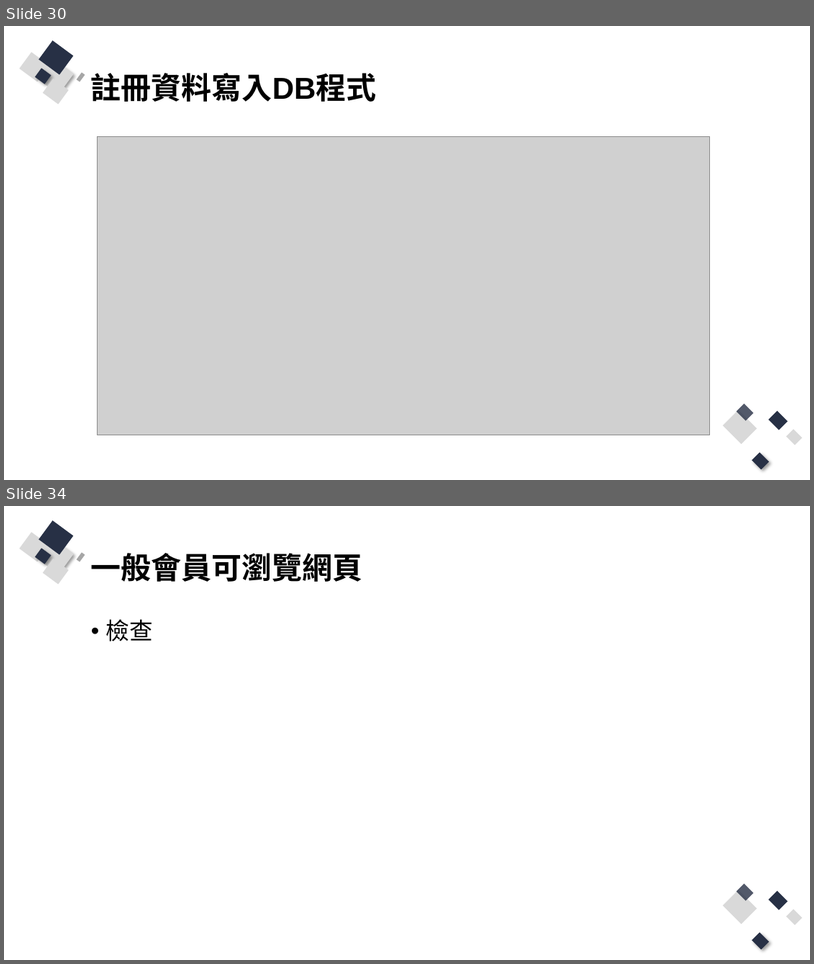
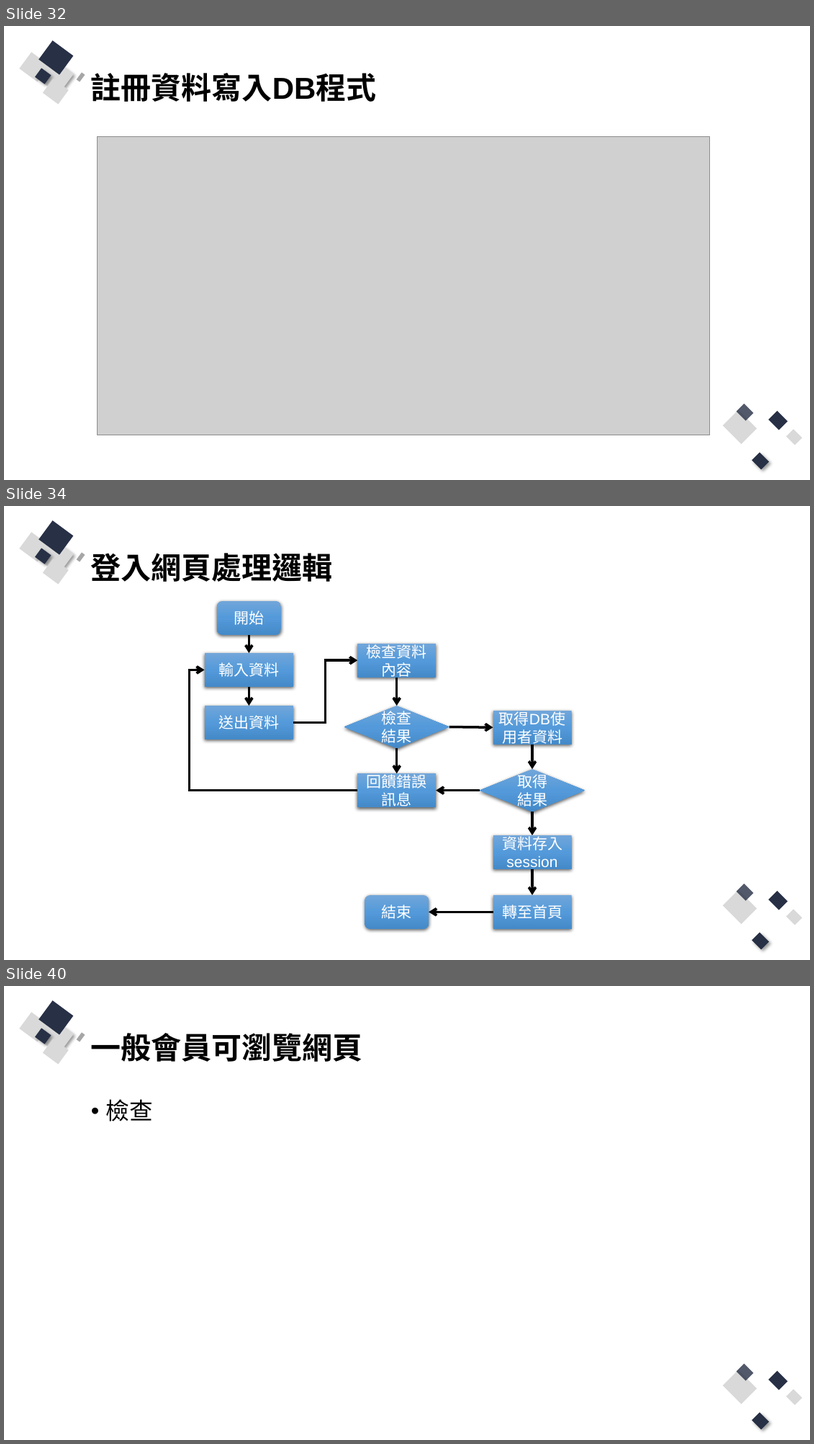
Before and after one commit to Q81JIAXIONG/-, a slide deck: 投影片/4.實作-帳號註冊、登入網頁.pptx. Shown one above the other, each under a label of ours: slides 30 and 34 before the commit, slides 32, 34 and 40 after it; the slides between them are not shown. The pictures are 814x964 and 814x1444 pixels, drawn with LibreOffice and Linux fonts; fonts in the diff are those of the drawing; grey boxes stand for pictures. Boxes give left, top, right and bottom in pixels: in the first picture for what was removed or moved away, otherwise in the second. Text is boxed around its words. In the diff, an @@ line names an element or a change of style, - is before the commit and + after.

Commit message:
準備登入範例

```diff
--- a/投影片/4.實作-帳號註冊、登入網頁.pptx
+++ b/投影片/4.實作-帳號註冊、登入網頁.pptx
@@ slide 34 added at (4,506,810,960), background #FFFFFF; not listed: 13 template elements that a slide beside it also shows @@
@@ title added at (91,553,333,582), 36 pt, text #000000, bold @@
+登入網頁處理邏輯
@@ rounded rectangle added at (217,601,281,635), fill gradient #71A6DB to #559BDB to #448ACA, 18 pt, text #FFFFFF @@
+開始
@@ arrow added from (249, 635) to (249, 653), #000000 3 pt @@
@@ rectangle added at (205,653,293,687), fill gradient #71A6DB to #559BDB to #448ACA, 18 pt, text #FFFFFF @@
+輸入資料
@@ rectangle added at (358,644,437,677), fill gradient #71A6DB to #559BDB to #448ACA, 18 pt, text #FFFFFF @@
+檢查資料內容
@@ elbow arrow added from (358, 790) to (205, 670), #000000 3 pt @@
@@ elbow arrow added from (293, 723) to (358, 660), #000000 3 pt @@
@@ arrow added from (397, 677) to (397, 705), #000000 3 pt @@
@@ arrow added from (249, 687) to (249, 705), #000000 3 pt @@
@@ rectangle added at (205,705,293,739), fill gradient #71A6DB to #559BDB to #448ACA, 18 pt, text #FFFFFF @@
+送出資料
@@ diamond added at (345,705,450,748), fill gradient #71A6DB to #559BDB to #448ACA, 18 pt, text #FFFFFF @@
+檢查結果
@@ rectangle added at (494,710,572,744), fill gradient #71A6DB to #559BDB to #448ACA, 18 pt, text #FFFFFF @@
+取得DB使用者資料
@@ arrow added from (449, 727) to (494, 728), #000000 3 pt @@
@@ arrow added from (397, 748) to (397, 773), #000000 3 pt @@
@@ arrow added from (532, 744) to (532, 769), #000000 3 pt @@
@@ rectangle added at (358,773,437,807), fill gradient #71A6DB to #559BDB to #448ACA, 18 pt, text #FFFFFF @@
+回饋錯誤訊息
@@ diamond added at (480,769,585,811), fill gradient #71A6DB to #559BDB to #448ACA, 18 pt, text #FFFFFF @@
+取得結果
@@ arrow added from (480, 790) to (437, 790), #000000 3 pt @@
@@ arrow added from (532, 811) to (532, 835), #000000 3 pt @@
@@ rectangle added at (494,835,572,869), fill gradient #71A6DB to #559BDB to #448ACA, 18 pt, text #FFFFFF @@
+資料存入session
@@ arrow added from (532, 869) to (532, 895), #000000 3 pt @@
@@ rounded rectangle added at (365,895,430,929), fill gradient #71A6DB to #559BDB to #448ACA, 18 pt, text #FFFFFF @@
+結束
@@ arrow added from (494, 912) to (430, 912), #000000 3 pt @@
@@ rectangle added at (494,895,572,929), fill gradient #71A6DB to #559BDB to #448ACA, 18 pt, text #FFFFFF @@
+轉至首頁
@@ what was slide 30 is now slide 32 @@
@@ what was slide 34 is now slide 40 @@
```
Also in this commit, not shown: 2 slides changed, 7 other slides added, 1 slide removed, 9 other files.
